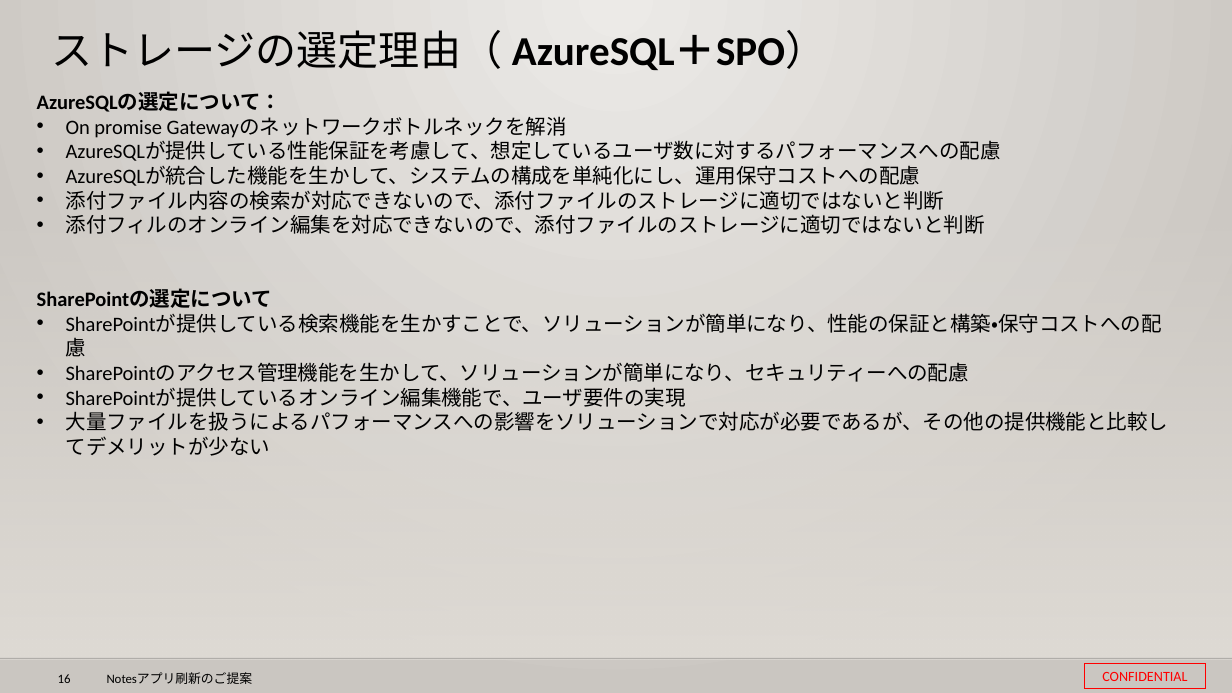
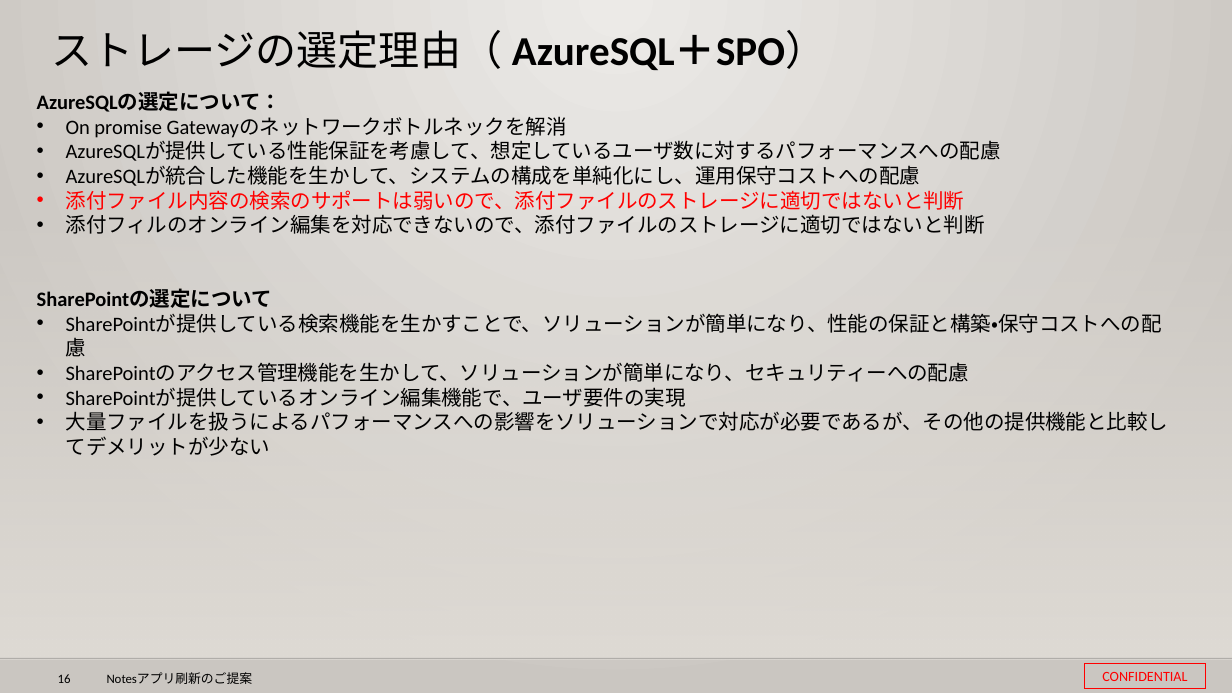
Before and after one commit to 0494938/Notes--CMS-Online, a slide deck: slide 16 of Notesアプリ刷新プロジェクト提案見積もり.v3 (要約付き).pptx. Drawn at 1232x693 pixels with LibreOffice and Linux fonts; fonts in the diff are those of the drawing; background and template pictures are left out. Boxes give left, top, right and bottom in pixels: in the first picture for what was removed or moved away, otherwise in the second. Text is boxed around its words. In the diff, an @@ line names an element or a change of style, - is before the commit and + after.

```diff
--- a/Notesアプリ刷新プロジェクト提案見積もり.v3 (要約付き).pptx
+++ b/Notesアプリ刷新プロジェクト提案見積もり.v3 (要約付き).pptx
@@ text at bbox=[66, 190, 965, 210]: text changed; text colour #000000 to #FF0000 @@
-• 添付ファイル内容の検索が対応できないので、添付ファイルのストレージに適切ではないと判断
+• 添付ファイル内容の検索のサポートは弱いので、添付ファイルのストレージに適切ではないと判断
```
Also in this commit, not shown: 12 other slides changed, 1 other file.
